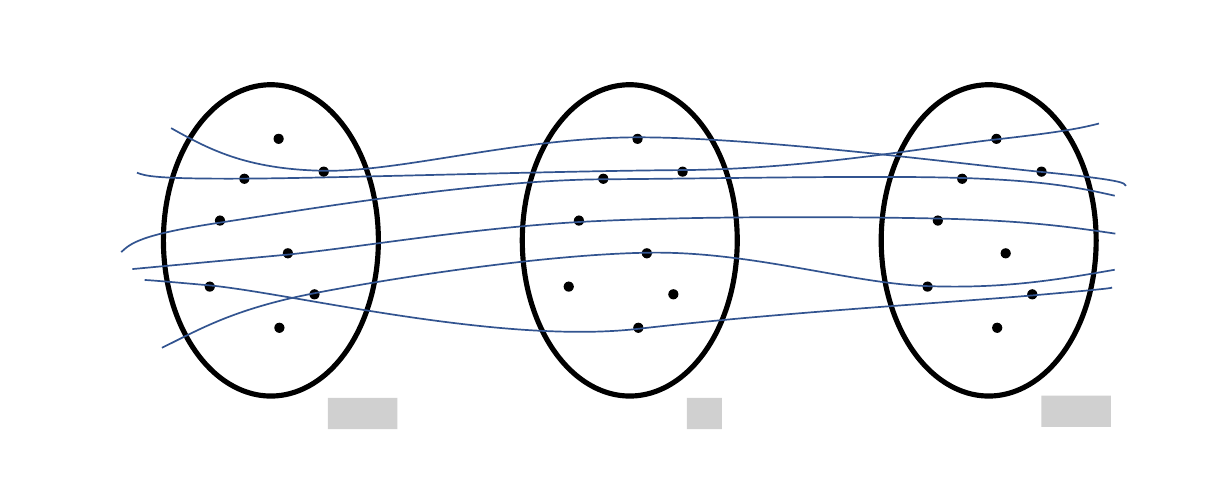
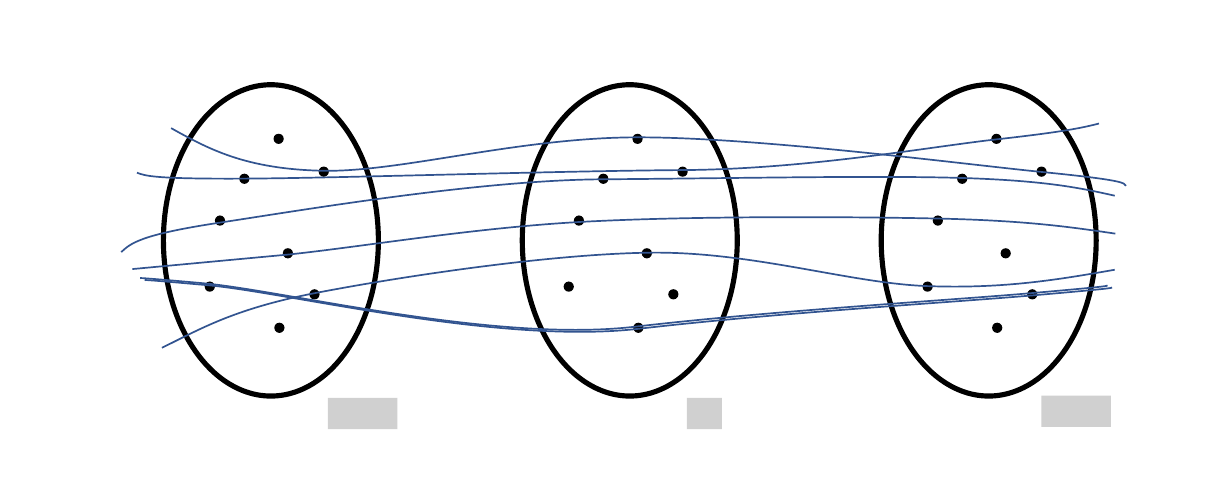
Before and after one commit to assumptionsofphysics/assumptionsofphysics, a slide deck: slide 5 of Articles/2019-Entropy/Source/images.pptx. Drawn at 1232x493 pixels with LibreOffice and Linux fonts; fonts in the diff are those of the drawing; grey boxes stand for pictures. Boxes give left, top, right and bottom in pixels: in the first picture for what was removed or moved away, otherwise in the second. Text is boxed around its words. In the diff, an @@ line names an element or a change of style, - is before the commit and + after.

```diff
--- a/Articles/2019-Entropy/Source/images.pptx
+++ b/Articles/2019-Entropy/Source/images.pptx
@@ freeform shape added at (140,278,1108,330), outline #325491 1 pt @@
```
Also in this commit, not shown: 1 slide added, 3 other files.
